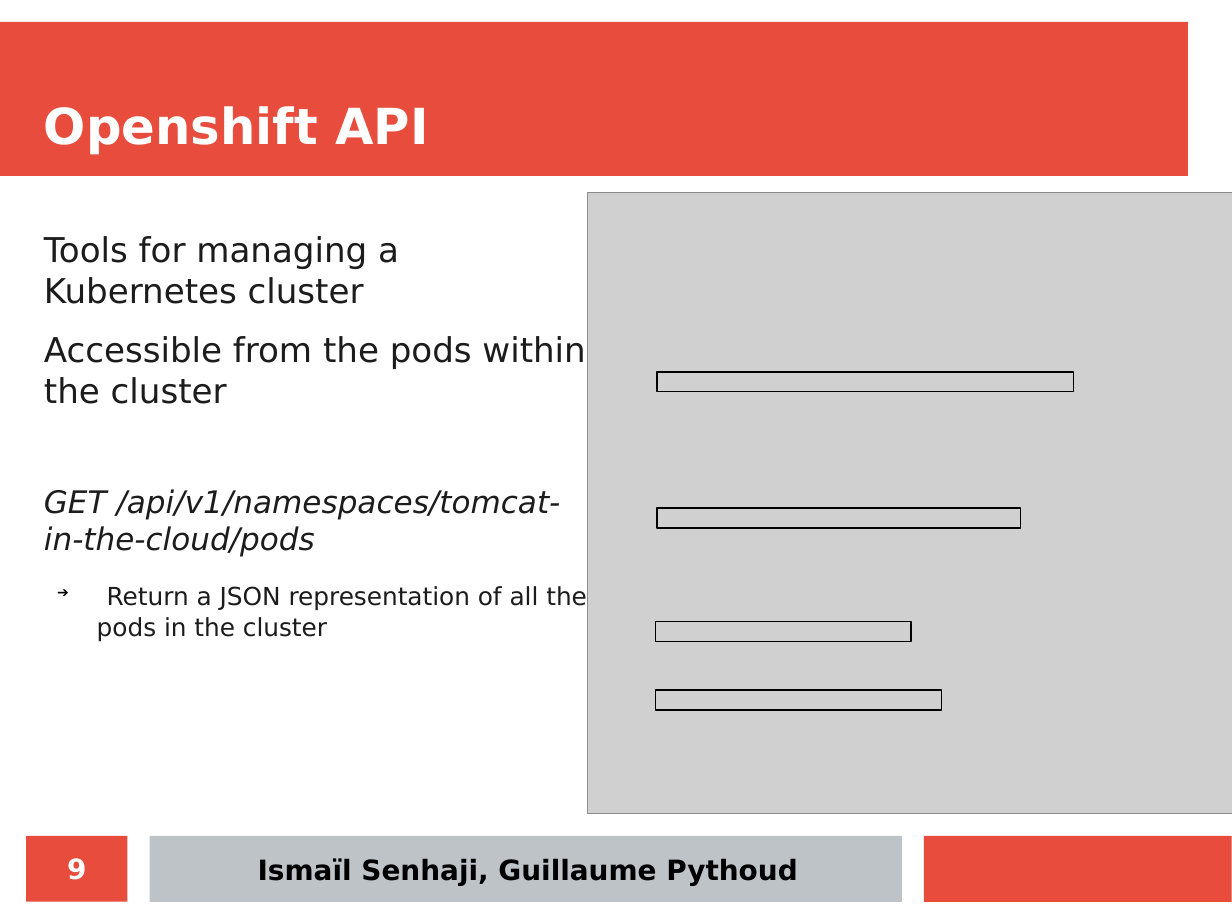
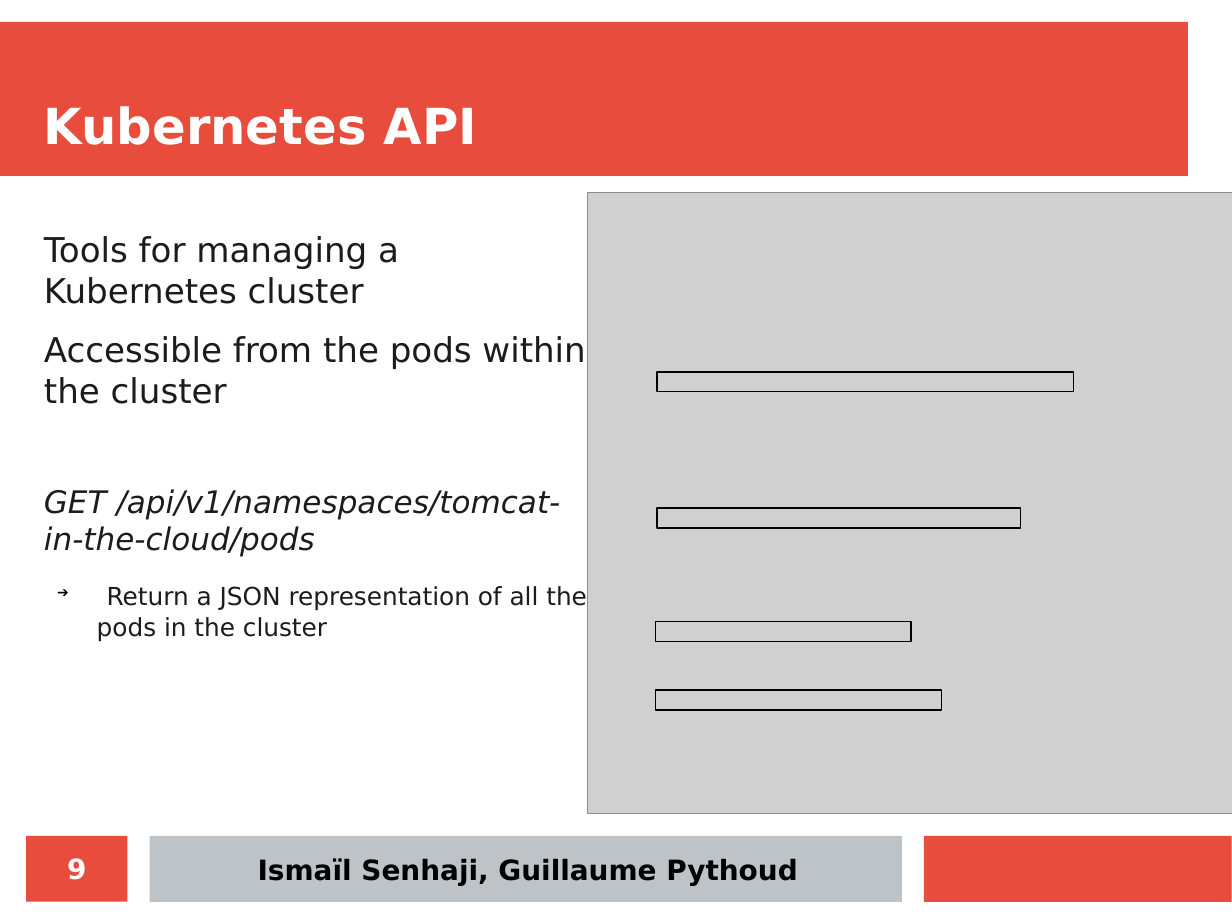
Before and after one commit to iSma/tomcat-in-the-cloud, a slide deck: slide 9 of docs/final-presentation/final_presentation.odp. Drawn at 1232x924 pixels with LibreOffice and Linux fonts; fonts in the diff are those of the drawing; grey boxes stand for pictures. Boxes give left, top, right and bottom in pixels: in the first picture for what was removed or moved away, otherwise in the second. Text is boxed around its words. In the diff, an @@ line names an element or a change of style, - is before the commit and + after.

```diff
--- a/docs/final-presentation/final_presentation.odp
+++ b/docs/final-presentation/final_presentation.odp
@@ title at (44, 106, 477, 145): text changed @@
-Openshift API
+Kubernetes API
```
Also in this commit, not shown: 5 other slides changed.
